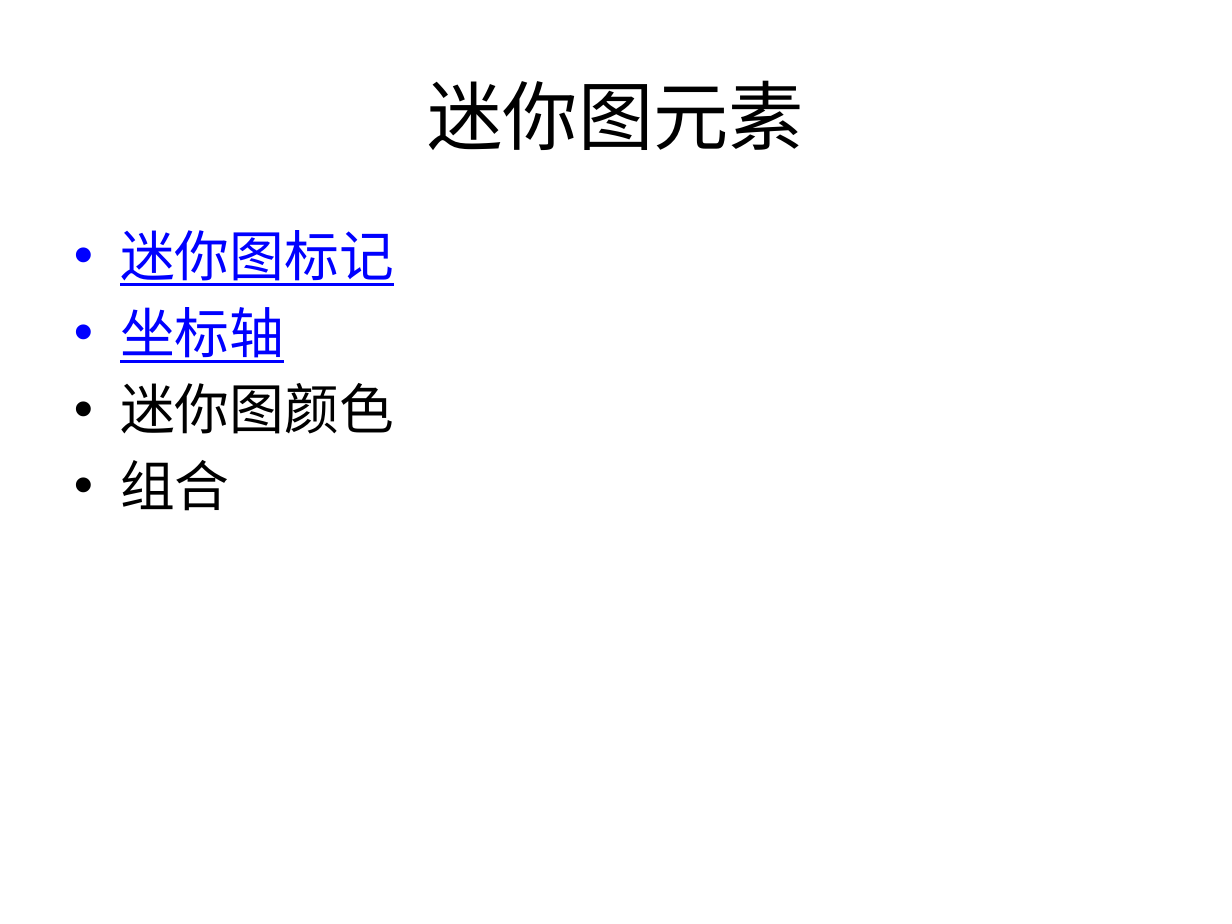
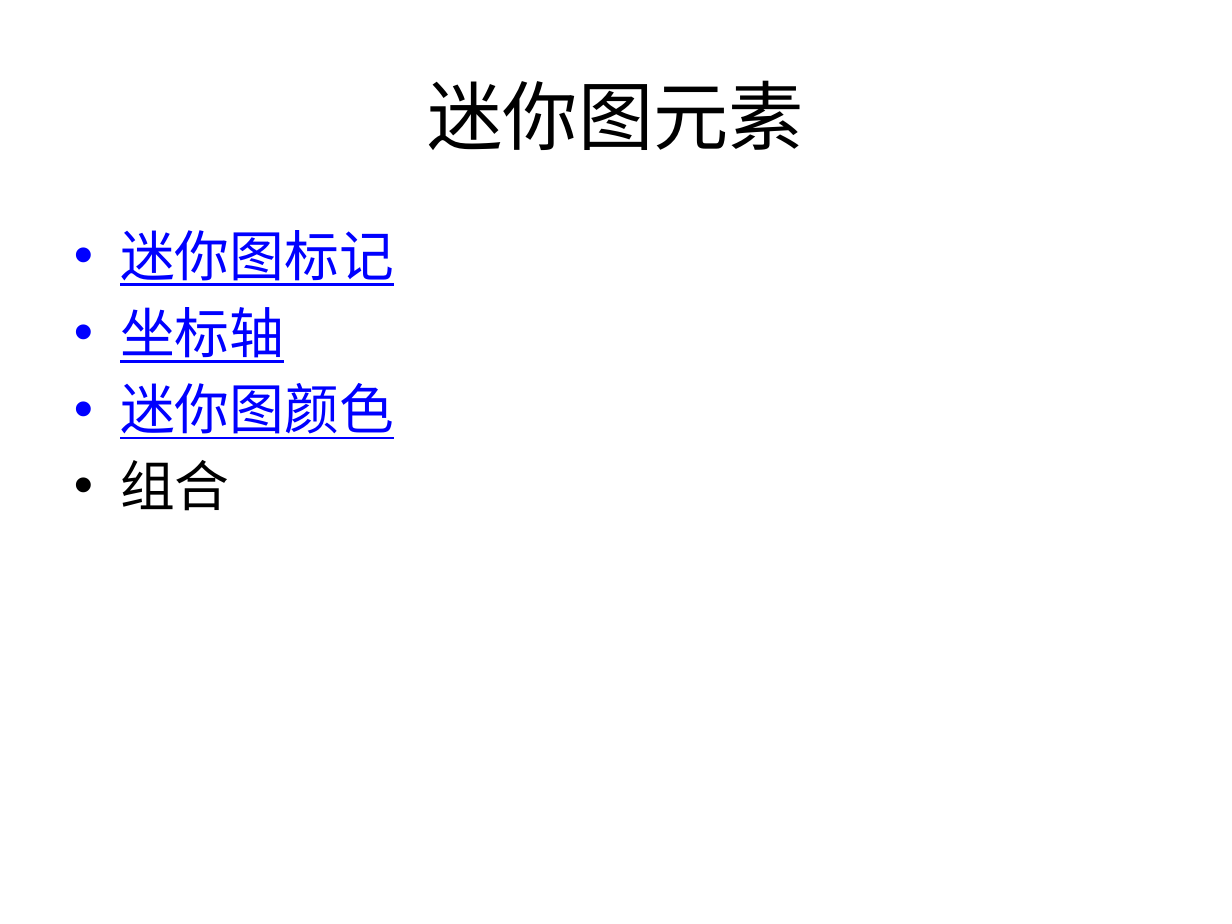
Before and after one commit to sans123wx/class, a slide deck: slide 5 of 第4章excel/图表/图表.pptx. Drawn at 1232x924 pixels with LibreOffice and Linux fonts; fonts in the diff are those of the drawing. Boxes give left, top, right and bottom in pixels: in the first picture for what was removed or moved away, otherwise in the second. Text is boxed around its words. In the diff, an @@ line names an element or a change of style, - is before the commit and + after.

```diff
--- a/第4章excel/图表/图表.pptx
+++ b/第4章excel/图表/图表.pptx
@@ text at (120, 383, 394, 439): text colour #000000 to #0000FF, underline on in "迷你图颜色" @@
```
Also in this commit, not shown: 1 other file.
